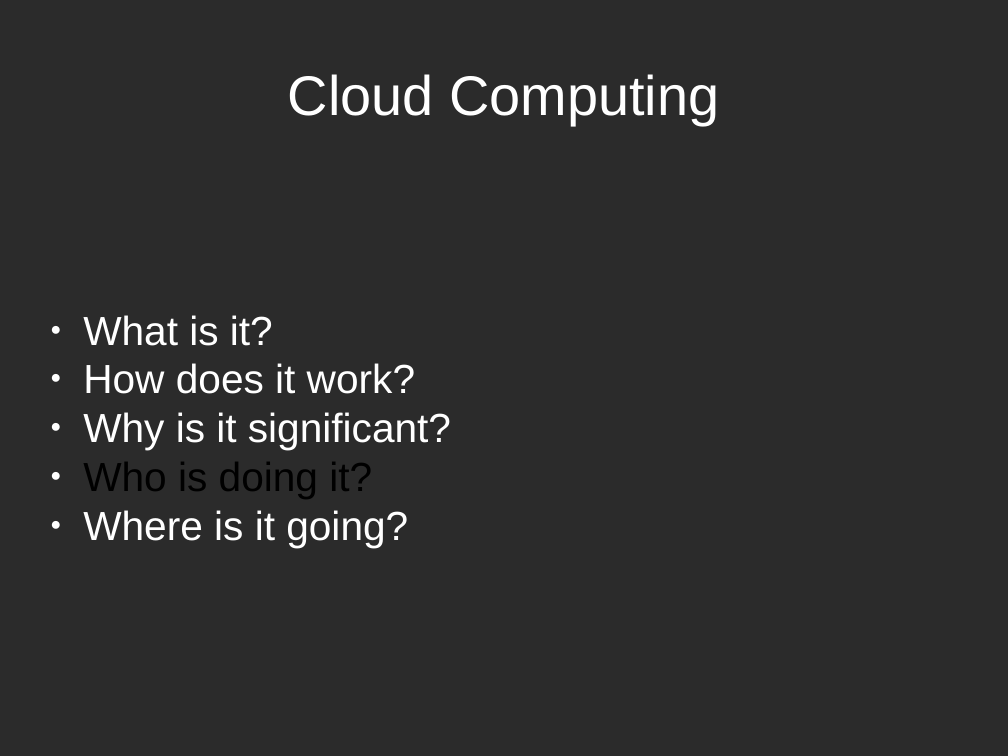
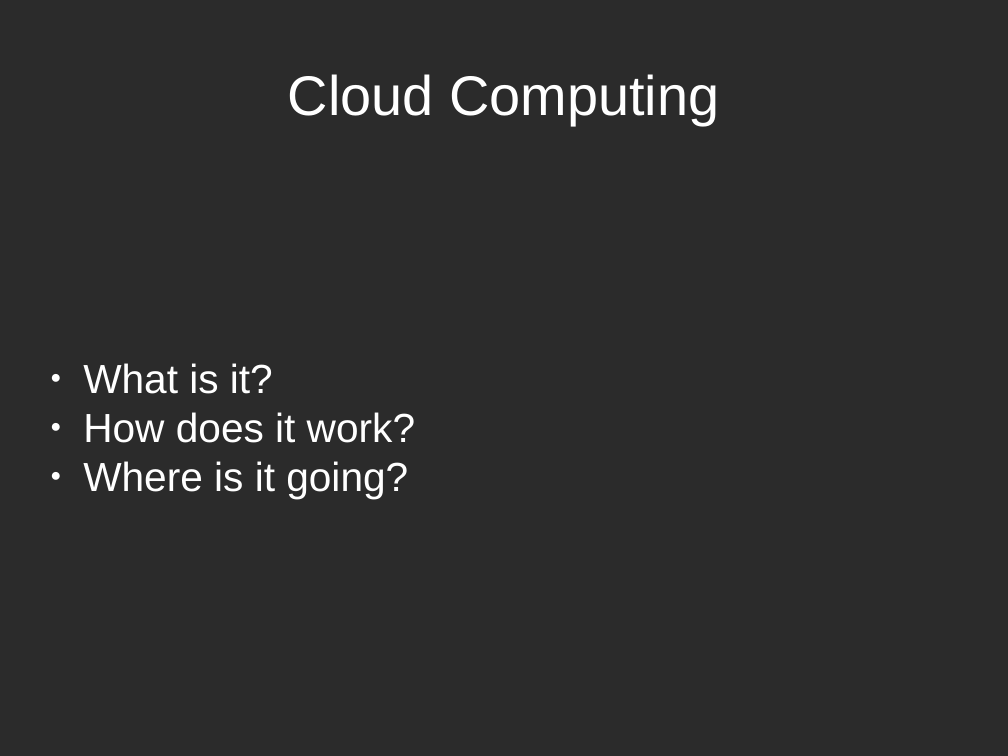
Before and after one commit to ruebot/SuperConference-2011---Cloud-computing, a slide deck: slide 2 of sc-2011-local-clouds.odp. Drawn at 1008x756 pixels with LibreOffice and Linux fonts; fonts in the diff are those of the drawing; background and template pictures are left out; a plain dark background stands for a picture behind light text. Boxes give left, top, right and bottom in pixels: in the first picture for what was removed or moved away, otherwise in the second. Text is boxed around its words. In the diff, an @@ line names an element or a change of style, - is before the commit and + after.

```diff
--- a/sc-2011-local-clouds.odp
+++ b/sc-2011-local-clouds.odp
@@ subtitle at <box>83,412,451,499</box>: paragraphs removed @@
-● Why is it significant?
-● Who is doing it?
```
Also in this commit, not shown: 3 slides removed, 1 other file.
